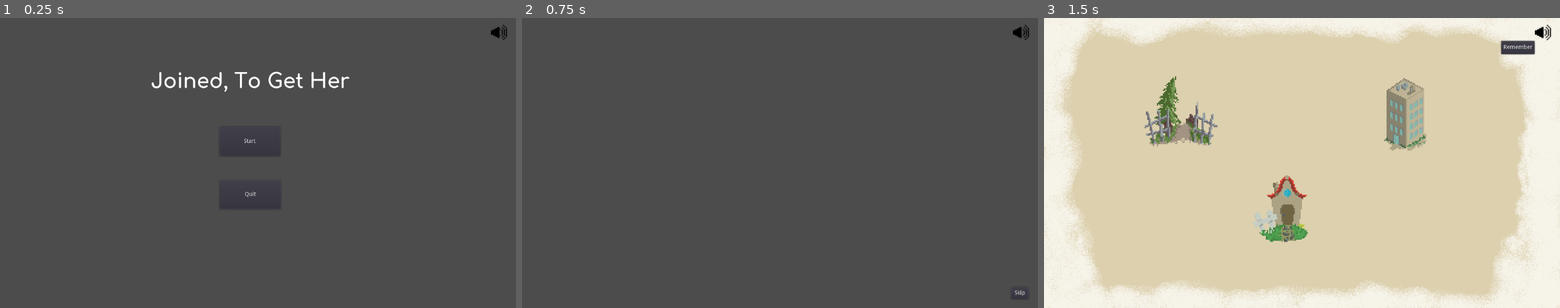
Above: before the commit, frames 1-3 (left to right).
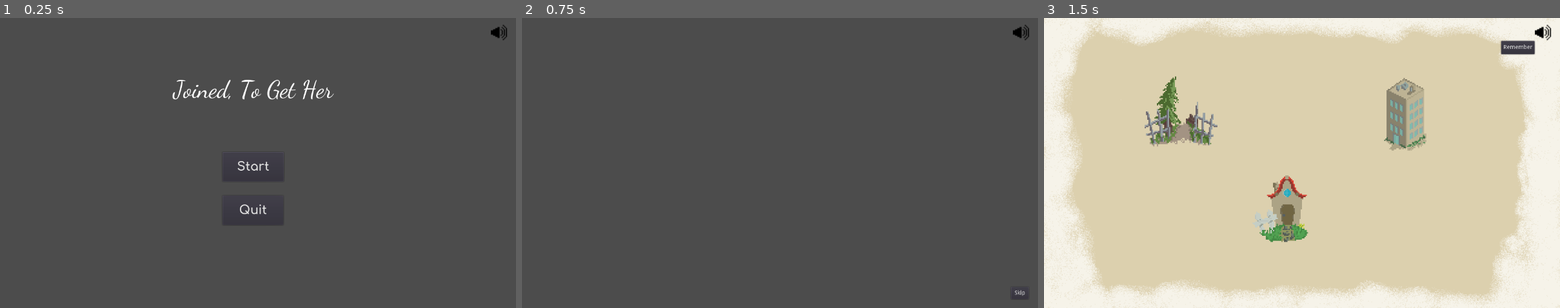
Above: after the commit, the same moments.

Repository: UnderScroll/GMTKGameJam2021
Game: Godot game, scene res://Levels/MainScene.tscn
Two runs of this game, one before a commit and one after it. Both use one fixed random seed, a clock stepped at 60 frames per second and the inputs below.
Inputs:
- Up to frame 1 (0.25 s): no input
- Up to frame 2 (0.75 s): click "Start" at 0.5 s
- Up to frame 3 (1.5 s): click "Skip" at 1.25 s

The runs differ from the first frame. In frame 1, 1.3% of the frame differs, in the area x 29-68%, y 18-68%; in frame 2, nothing differs; in frame 3, nothing differs.

Commit message:
Update Menu

Diff:
--- a/Levels/Menu.tscn
+++ b/Levels/Menu.tscn
@@ -1,54 +1,68 @@
-[gd_scene load_steps=4 format=2]
+[gd_scene load_steps=8 format=2]
 
 [ext_resource path="res://Ressources/Fonts/Comfortaa-Bold.ttf" type="DynamicFontData" id=1]
 [ext_resource path="res://Scripts/Menu.gd" type="Script" id=2]
+[ext_resource path="res://Ressources/Fonts/DancingScript-Regular.ttf" type="DynamicFontData" id=3]
 
-[sub_resource type="DynamicFont" id=1]
-size = 50
+[sub_resource type="DynamicFontData" id=1]
+font_path = "res://Ressources/Fonts/Comfortaa-Bold.ttf"
+
+[sub_resource type="DynamicFont" id=2]
+size = 30
+font_data = SubResource( 1 )
+
+[sub_resource type="DynamicFont" id=3]
+size = 30
 font_data = ExtResource( 1 )
+
+[sub_resource type="DynamicFont" id=4]
+size = 60
+font_data = ExtResource( 3 )
 
 [node name="Menu" type="Node2D"]
 script = ExtResource( 2 )
 
 [node name="TextureRect" type="TextureRect" parent="."]
+margin_top = -0.471924
 margin_right = 1278.0
-margin_bottom = 720.0
+margin_bottom = 719.528
 __meta__ = {
 "_edit_use_anchors_": false
 }
 
 [node name="StartButton" type="Button" parent="."]
-margin_left = 543.672
-margin_top = 269.948
-margin_right = 695.672
-margin_bottom = 342.948
+margin_left = 551.687
+margin_top = 333.17
+margin_right = 703.687
+margin_bottom = 406.17
+custom_fonts/font = SubResource( 2 )
 text = "Start"
 __meta__ = {
 "_edit_use_anchors_": false
 }
 
 [node name="QuitButton" type="Button" parent="."]
-margin_left = 544.559
-margin_top = 402.091
-margin_right = 696.559
-margin_bottom = 475.091
+margin_left = 552.12
+margin_top = 441.01
+margin_right = 703.12
+margin_bottom = 514.01
+custom_fonts/font = SubResource( 3 )
 text = "Quit"
 __meta__ = {
 "_edit_use_anchors_": false
 }
 
 [node name="Title" type="Label" parent="."]
-margin_left = 374.102
-margin_top = 109.817
-margin_right = 858.102
-margin_bottom = 204.817
-custom_fonts/font = SubResource( 1 )
+margin_left = 387.272
+margin_top = 129.616
+margin_right = 871.272
+margin_bottom = 224.616
+custom_fonts/font = SubResource( 4 )
 text = "Joined, To Get Her"
 align = 1
 valign = 1
 __meta__ = {
 "_edit_use_anchors_": false
 }
-
 [connection signal="pressed" from="StartButton" to="." method="_on_StartButton_pressed"]
 [connection signal="pressed" from="QuitButton" to="." method="_on_QuitButton_pressed"]
Binary file added: Ressources/Fonts/DancingScript-Regular.ttf
